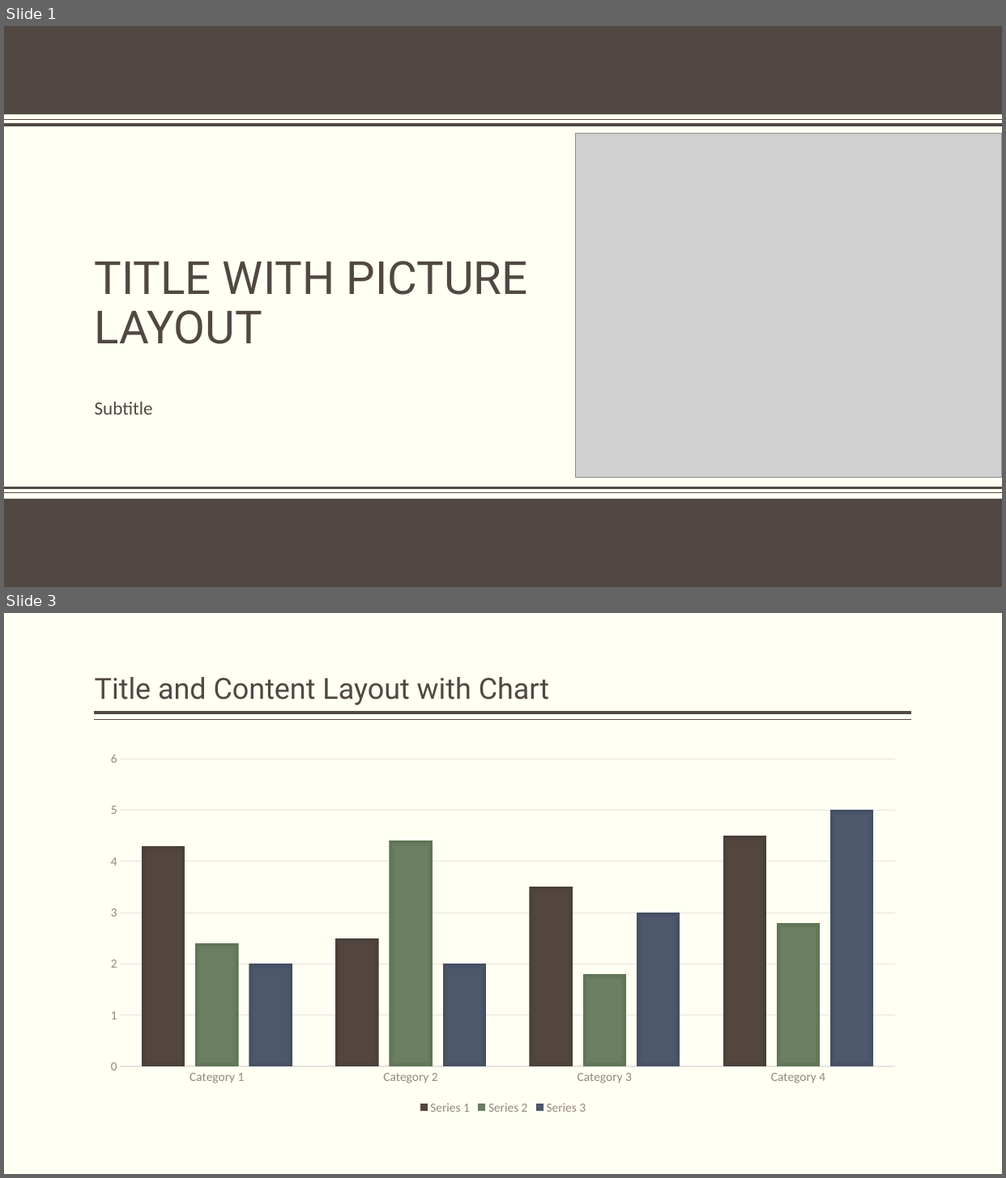
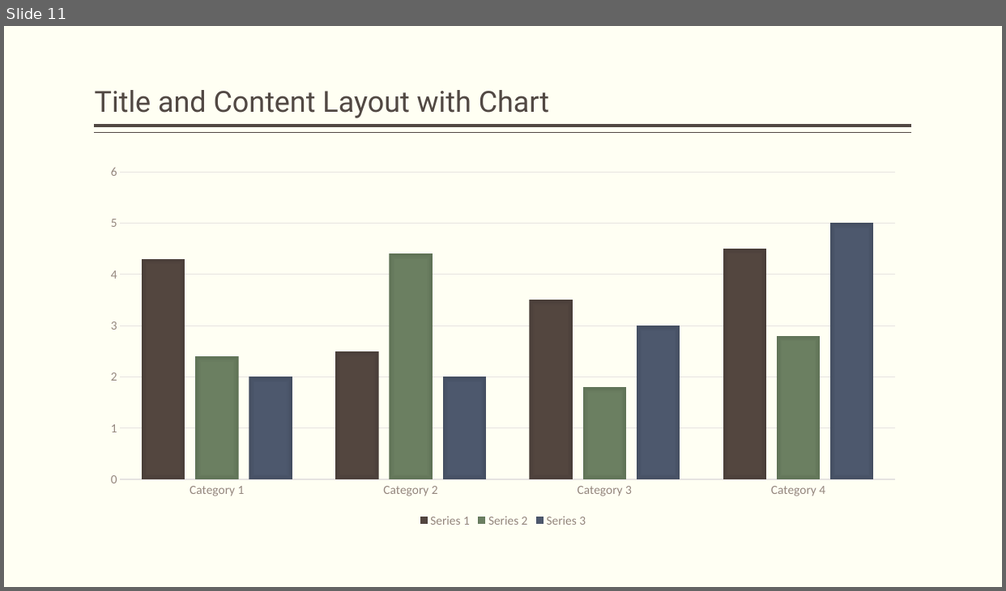
Before and after one commit to as-az01/QA-ProductDevDM05, a slide deck: LibrarySystemValidation.pptx. Shown one above the other, each under a label of ours: slides 1 and 3 before the commit, slide 11 after it; the slides between them are not shown. The pictures are 1006x1178 and 1006x591 pixels, drawn with LibreOffice and Linux fonts; fonts in the diff are those of the drawing; grey boxes stand for pictures; background and template pictures are left out. Boxes give left, top, right and bottom in pixels: in the first picture for what was removed or moved away, otherwise in the second. Text is boxed around its words. In the diff, an @@ line names an element or a change of style, - is before the commit and + after.

```diff
--- a/LibrarySystemValidation.pptx
+++ b/LibrarySystemValidation.pptx
@@ slide 1 removed at bbox=[4, 26, 1002, 587], background #FFFFF3 @@
@@ rectangle removed at bbox=[4, 26, 1002, 114] @@
@@ line removed from (4, 120) to (1002, 120) @@
@@ line removed from (4, 125) to (1002, 125) @@
@@ picture removed at bbox=[575, 133, 1002, 477] @@
@@ title removed at bbox=[95, 261, 528, 344] @@
-TITLE WITH PICTURE LAYOUT
@@ subtitle removed at bbox=[95, 402, 153, 415] @@
-Subtitle
@@ line removed from (1002, 488) to (4, 488) @@
@@ line removed from (1002, 493) to (4, 493) @@
@@ rectangle removed at bbox=[4, 499, 1002, 587] @@
@@ what was slide 3 is now slide 11 @@
```
Also in this commit, not shown: 2 slides changed, 9 slides added, 7 other slides removed, 2 other files.
